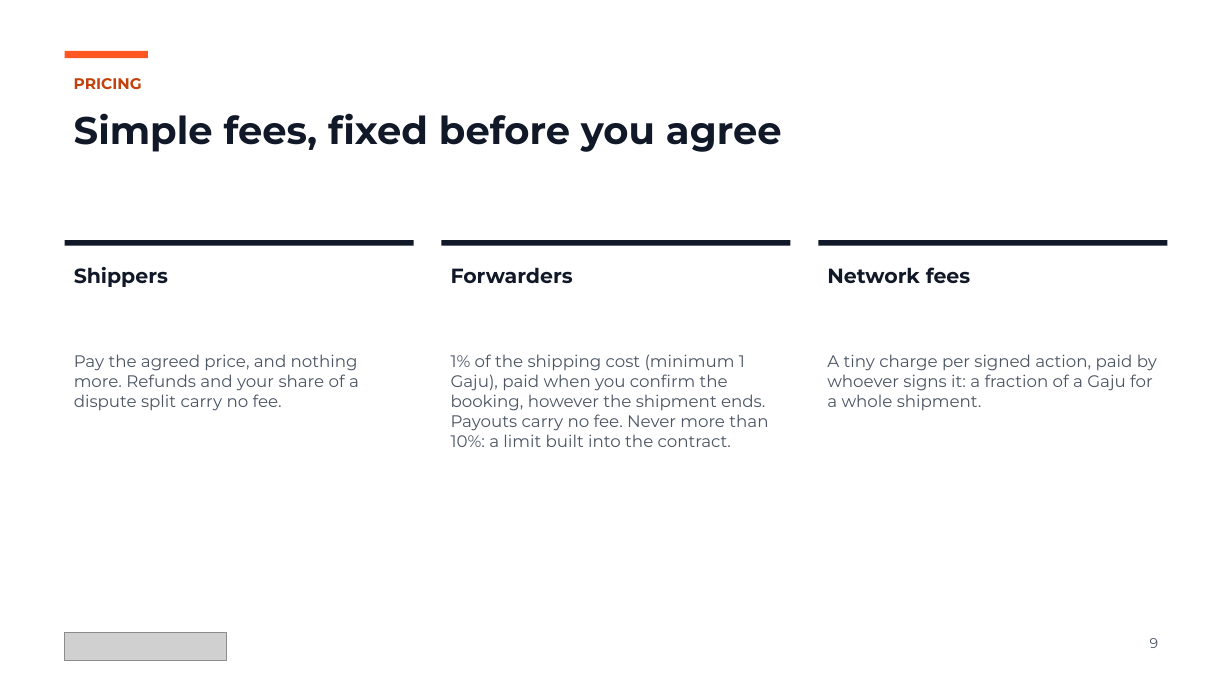
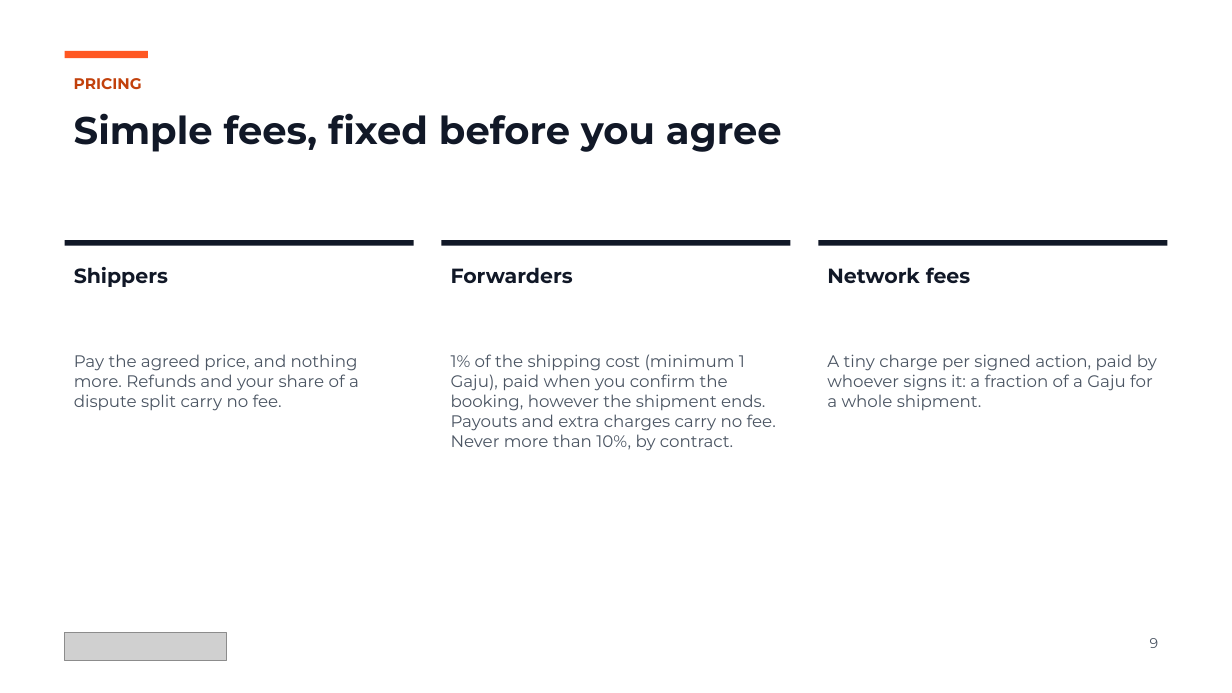
Before and after one commit to shanepreater/gajufreight, a slide deck: slide 9 of docs/pitch/gajufreight-pitch-deck.pptx. Drawn at 1232x693 pixels with LibreOffice and Linux fonts; fonts in the diff are those of the drawing; grey boxes stand for pictures. Boxes give left, top, right and bottom in pixels: in the first picture for what was removed or moved away, otherwise in the second. Text is boxed around its words. In the diff, an @@ line names an element or a change of style, - is before the commit and + after.

Commit message:
docs: record extra charges, event milestones and Incoterms
ADR 0020 sets the design the contracts now implement. The invariants
cover charges passing straight through; the HLD gains rule 12, event
labels in rule 8, the Incoterm in §6.8 and §9.2, a §9.8 sequence for
charges and the new entrypoints in §3; the threat model adds T31 and
T32; the cost model counts charge calls; the contract skill's path
list includes charges; and the deck mentions Incoterms and extras.

```diff
--- a/docs/pitch/gajufreight-pitch-deck.pptx
+++ b/docs/pitch/gajufreight-pitch-deck.pptx
@@ text at [451,354,776,451]: text changed @@
-1% of the shipping cost (minimum 1 Gaju), paid when you confirm the booking, however the shipment ends. Payouts carry no fee. Never more than 10%: a limit built into the contract.
+1% of the shipping cost (minimum 1 Gaju), paid when you confirm the booking, however the shipment ends. Payouts and extra charges carry no fee. Never more than 10%, by contract.
```
Also in this commit, not shown: 2 other slides changed, 8 other files.
